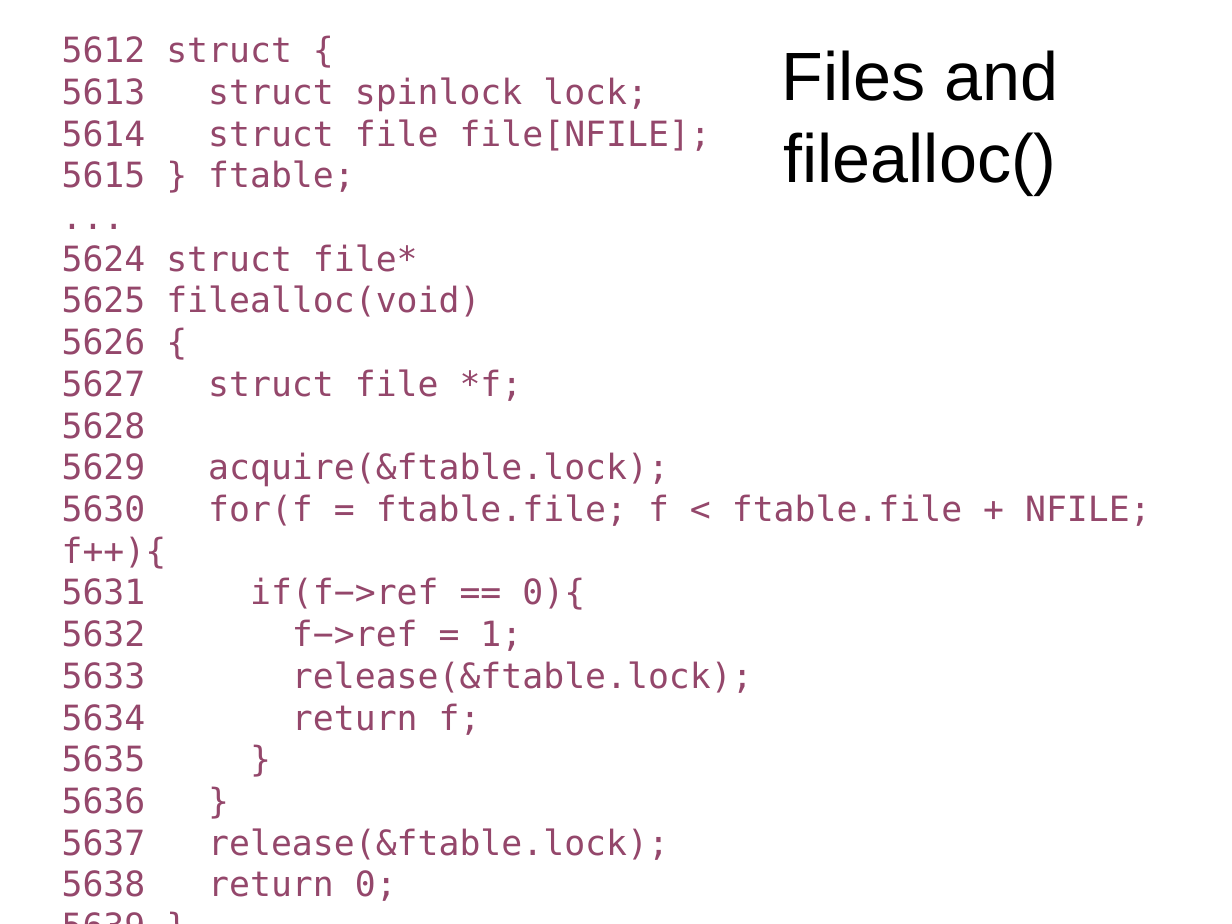
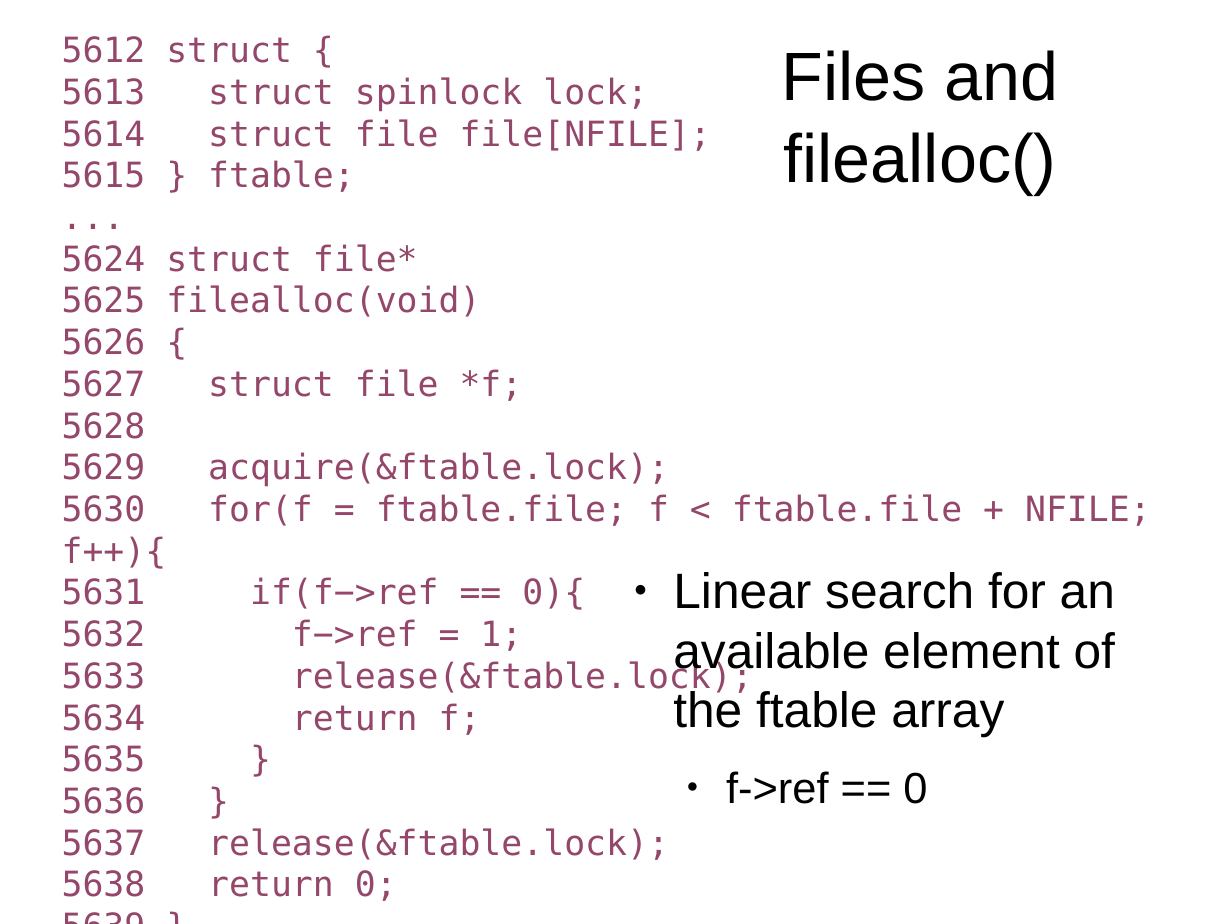
Before and after one commit to antonburtsev/cs5460, a slide deck: slide 118 of lectures/lecture16-file-system/lecture16-file-system.odp (slide 115 before the commit). Drawn at 1232x924 pixels with LibreOffice and Linux fonts; fonts in the diff are those of the drawing. Boxes give left, top, right and bottom in pixels: in the first picture for what was removed or moved away, otherwise in the second. Text is boxed around its words. In the diff, an @@ line names an element or a change of style, - is before the commit and + after.

```diff
--- a/lectures/lecture16-file-system/lecture16-file-system.odp
+++ b/lectures/lecture16-file-system/lecture16-file-system.odp
@@ text added at [673, 572, 1115, 804], 32 pt, text #000000 @@
+● Linear search for an available element of the ftable array
+  ● f->ref == 0
```
Also in this commit, not shown: 7 other slides changed, 3 slides added, 2 other files.
